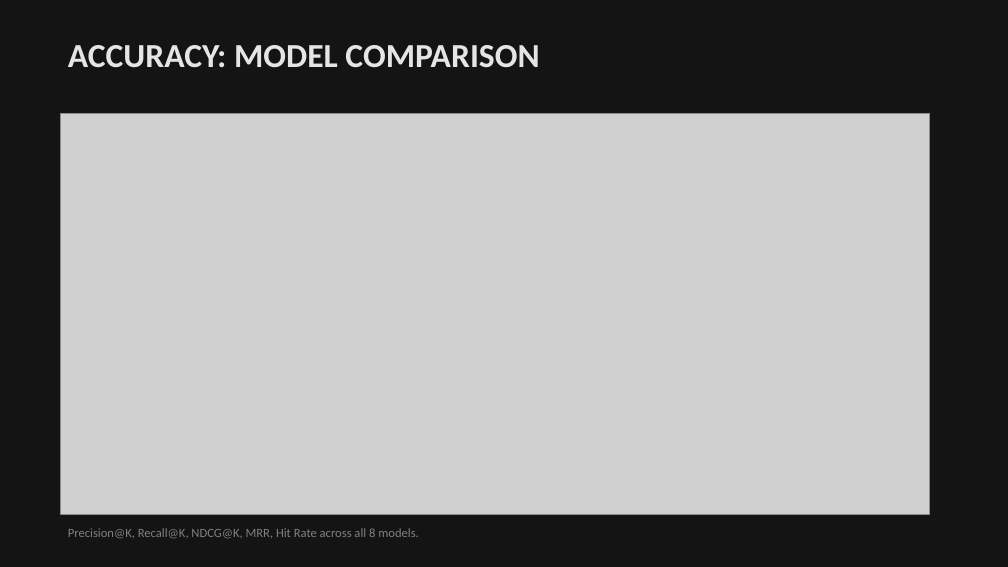
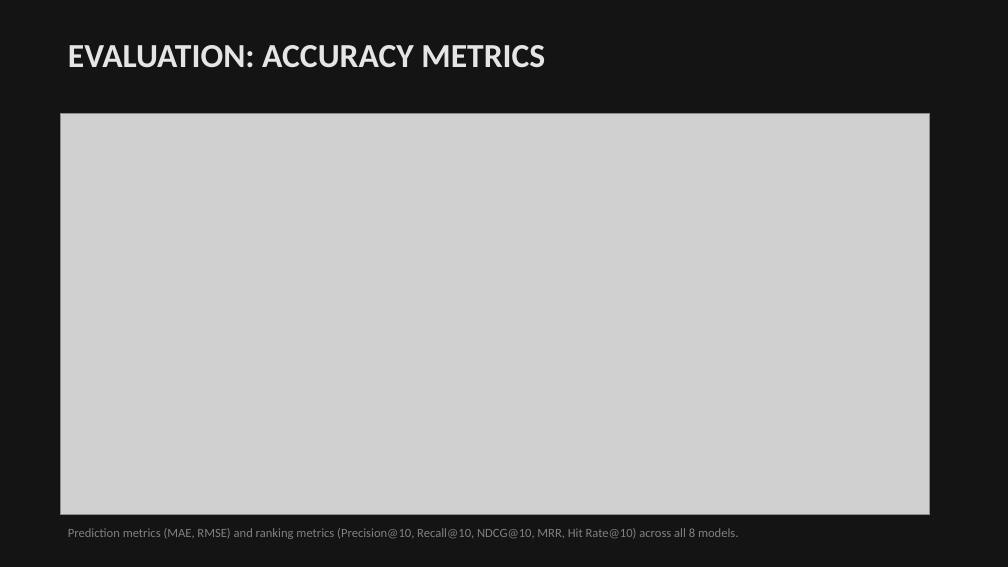
Before and after one commit to Thisisntevenmyfinale/cinematch, a slide deck: slide 10 of CineMatch_Presentation.pptx. Drawn at 1008x567 pixels with LibreOffice and Linux fonts; fonts in the diff are those of the drawing; grey boxes stand for pictures. Boxes give left, top, right and bottom in pixels: in the first picture for what was removed or moved away, otherwise in the second. Text is boxed around its words. In the diff, an @@ line names an element or a change of style, - is before the commit and + after.

```diff
--- a/CineMatch_Presentation.pptx
+++ b/CineMatch_Presentation.pptx
@@ text at [68,45,545,68]: text changed @@
-ACCURACY: MODEL COMPARISON
+EVALUATION: ACCURACY METRICS
@@ text at [68,528,739,539]: text changed @@
-Precision@K, Recall@K, NDCG@K, MRR, Hit Rate across all 8 models.
+Prediction metrics (MAE, RMSE) and ranking metrics (Precision@10, Recall@10, NDCG@10, MRR, Hit Rate@10) across all 8 models.
```
Also in this commit, not shown: 11 other slides changed, 4 slides added, 1 other file.
